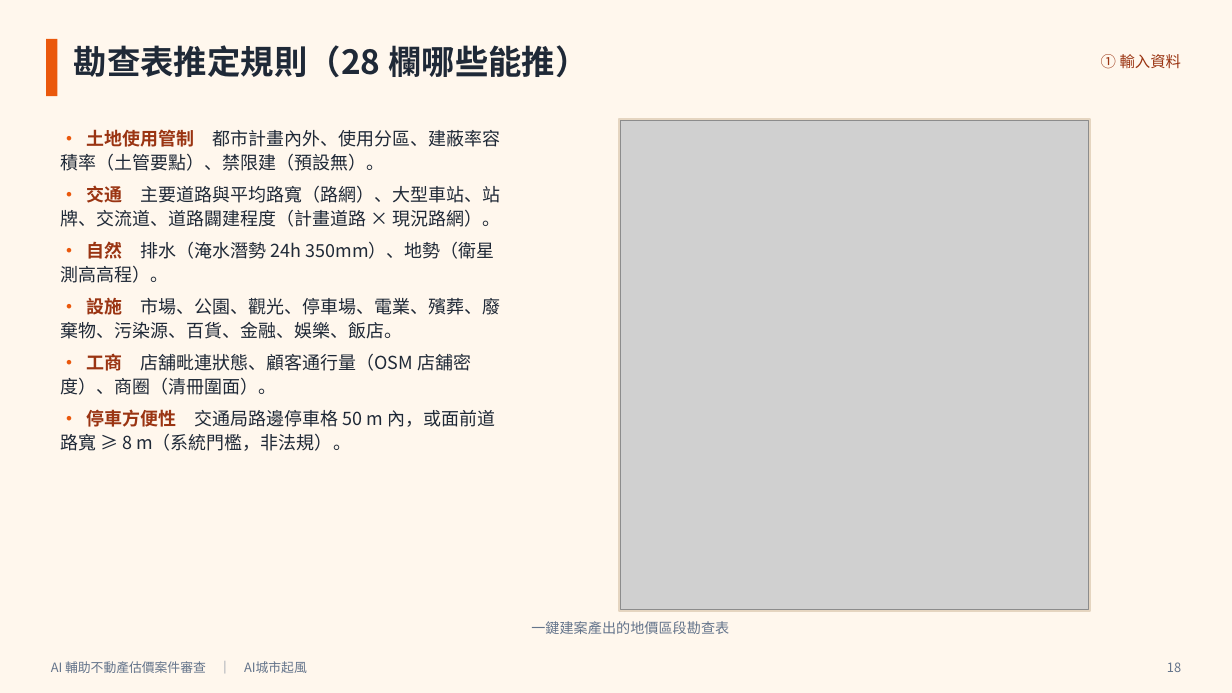
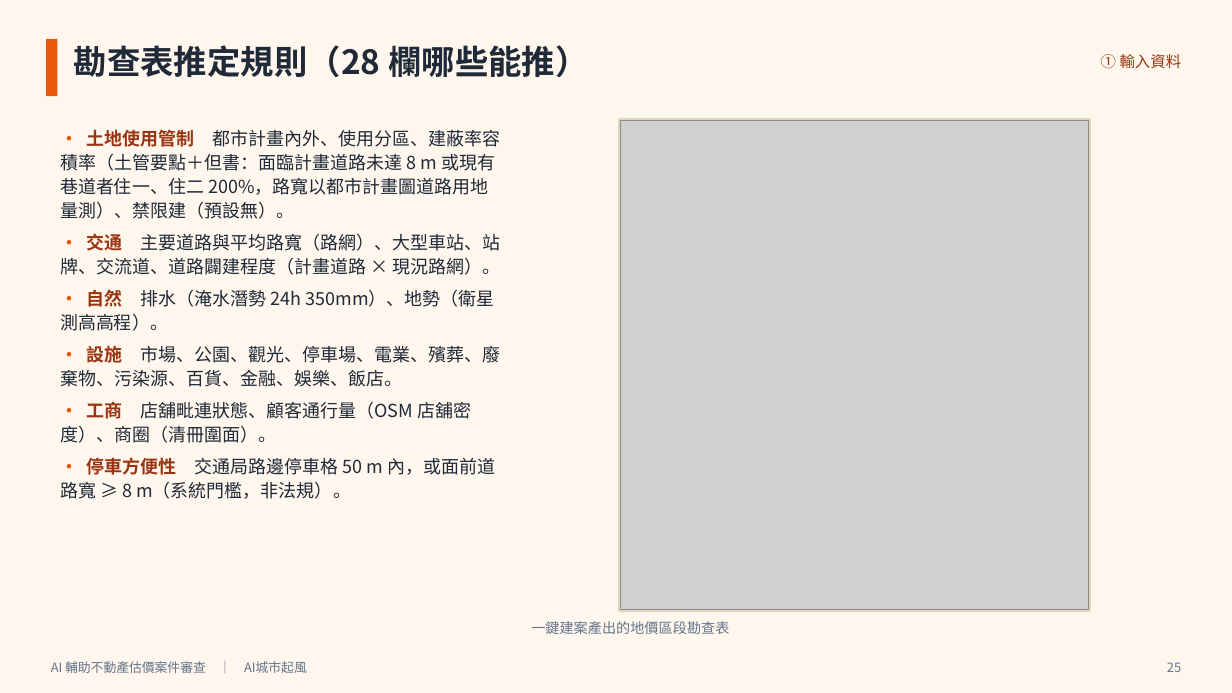
Before and after one commit to Peakqi-com/la-platform-hackthon, a slide deck: slide 25 of docs/demo/AI輔助不動產估價案件審查_簡報.pptx (slide 18 before the commit). Drawn at 1232x693 pixels with LibreOffice and Linux fonts; fonts in the diff are those of the drawing; grey boxes stand for pictures. Boxes give left, top, right and bottom in pixels: in the first picture for what was removed or moved away, otherwise in the second. Text is boxed around its words. In the diff, an @@ line names an element or a change of style, - is before the commit and + after.

```diff
--- a/docs/demo/AI輔助不動產估價案件審查_簡報.pptx
+++ b/docs/demo/AI輔助不動產估價案件審查_簡報.pptx
@@ text at bbox=[60, 129, 500, 219]: text changed @@
-• 土地使用管制 都市計畫內外、使用分區、建蔽率容積率（土管要點）、禁限建（預設無）。
+• 土地使用管制 都市計畫內外、使用分區、建蔽率容積率（土管要點＋但書：面臨計畫道路未達 8 m 或現有巷道者住一、住二 200%，路寬以都市計畫圖道路用地量測）、禁限建（預設無）。
@@ text at bbox=[1167, 662, 1181, 672]: text changed @@
-18
+25
```
Also in this commit, not shown: 33 other slides changed, 4 slides added, 11 other files.
